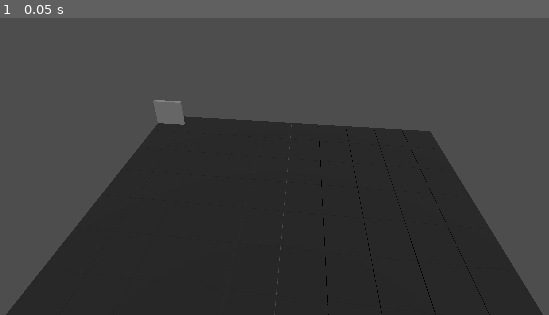
Above: before the commit, frame 1.
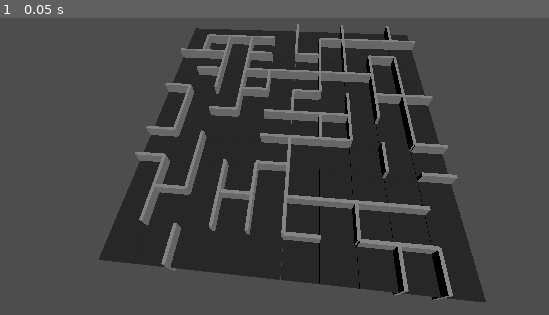
Above: after the commit, the same moment.

Repository: dsmiller95/MazePerformanceGrade
Game: Godot game, scene res://maze_scene.tscn
Two runs of this game, one before a commit and one after it. Both use one fixed random seed, a clock stepped at 60 frames per second and the inputs below.
Inputs:
- Up to frame 1 (0.05 s): no input

The runs differ from the first frame. In frame 1, 35% of the frame differs, in the area x 1-99%, y 2-100%.

Commit message:
basic simple wall placement, coin flip to place each wall

Diff:
--- a/maze_components/maze_wall.tscn
+++ b/maze_components/maze_wall.tscn
@@ -1,13 +1,17 @@
-[gd_scene load_steps=3 format=3 uid="uid://cfoe6ek2guyew"]
+[gd_scene load_steps=4 format=3 uid="uid://cfoe6ek2guyew"]
+
+[ext_resource type="Script" path="res://maze_components/wall.gd" id="1_h066x"]
 
 [sub_resource type="BoxMesh" id="BoxMesh_beao1"]
 
 [sub_resource type="BoxShape3D" id="BoxShape3D_ri6lu"]
 
 [node name="wall" type="Node3D"]
-transform = Transform3D(1, 0, 0, 0, 1, 0, 0, 0, 0.1, 0, 0.5, 0)
+transform = Transform3D(1, 0, 0, 0, 1, 0, 0, 0, 1, 0, 0.5, 0)
+script = ExtResource("1_h066x")
 
 [node name="MeshInstance3D" type="MeshInstance3D" parent="."]
+transform = Transform3D(1, 0, 0, 0, 1, 0, 0, 0, 0.1, 0, 0, 0)
 mesh = SubResource("BoxMesh_beao1")
 
 [node name="StaticBody3D" type="StaticBody3D" parent="MeshInstance3D"]
--- /dev/null
+++ b/maze_components/wall.gd
@@ -0,0 +1,15 @@
+extends Node3D
+class_name Wall
+
+@export var adjacent_tile_A : Vector2i
+@export var adjacent_tile_B : Vector2i
+
+
+# Called when the node enters the scene tree for the first time.
+func _ready():
+	pass # Replace with function body.
+
+
+# Called every frame. 'delta' is the elapsed time since the previous frame.
+func _process(delta):
+	pass
--- a/maze_scene.tscn
+++ b/maze_scene.tscn
@@ -10,10 +10,10 @@
 
 [node name="maze" type="Node3D" parent="."]
 
-[node name="wall" parent="maze" instance=ExtResource("1_5oj1l")]
-
-[node name="Walls" type="Node3D" parent="maze"]
+[node name="Walls" type="Node3D" parent="maze" node_paths=PackedStringArray("maze_data")]
 script = ExtResource("2_uyu8n")
+maze_data = NodePath("../../Maze config")
+maze_wall = ExtResource("1_5oj1l")
 
 [node name="Floors" type="Node3D" parent="maze" node_paths=PackedStringArray("maze_data")]
 script = ExtResource("1_e2t6s")
@@ -21,7 +21,7 @@
 maze_data = NodePath("../../Maze config")
 
 [node name="Camera3D" type="Camera3D" parent="."]
-transform = Transform3D(0.994417, -0.0498625, 0.0929932, 0, 0.881303, 0.472551, -0.105518, -0.469913, 0.876383, 4.78175, 6.33053, 8.65971)
+transform = Transform3D(0.994417, -0.0498626, 0.0929932, -0.0397683, 0.639211, 0.768002, -0.0977368, -0.767413, 0.63366, 4.78175, 8.96389, 10.5522)
 
 [node name="Maze config" type="Node" parent="."]
 script = ExtResource("3_5a445")
--- a/wall_creator.gd
+++ b/wall_creator.gd
@@ -1,10 +1,63 @@
 extends Node3D
+class_name WallCreator
 
+@export var maze_data : MazeConfig
+
+## Must implement Node3D and be a prefab. how can I enforce this, what the fuck
+@export var maze_wall : Resource
+
+var walls: Array[WallConnection]
+
+class WallConnection:
+	var tileA : Vector2i
+	var tileB : Vector2i
+
+	func _init(a: Vector2i, b: Vector2i):
+		tileA = a
+		tileB = b
+
+	static func to_3d_from_2d(flat: Vector2i):
+		return Vector3(flat.x, 0, flat.y)
+
+	func spawn_wall(maze_wall: Resource, parent: Node):
+		var worldA = to_3d_from_2d(tileA)
+		var worldB = to_3d_from_2d(tileB)
+
+		var center = (worldA + worldB) / 2
+		var forward = (worldA - worldB).normalized()
+		var new_wall : Wall = maze_wall.instantiate() # explicit cast :(
+		new_wall.transform.origin = center
+		new_wall.transform.basis = Basis.looking_at(forward)
+		parent.add_child(new_wall)
 
 # Called when the node enters the scene tree for the first time.
 func _ready():
-	pass # Replace with function body.
+	walls = random_walls(maze_data.size, RandomNumberGenerator.new())
+	for wall in walls:
+		wall.spawn_wall(maze_wall, self)
 
+
+func random_walls(size: Vector2i, rng: RandomNumberGenerator):
+
+	var tmp_walls: Array[WallConnection]
+	for x in maze_data.size.x - 1:
+		for y in maze_data.size.y:
+			if rng.randi_range(0, 1) >= 1 :
+				continue
+			tmp_walls.append(WallConnection.new(
+				Vector2i(x, y),
+				Vector2i(x + 1, y)
+			))
+
+	for x in maze_data.size.x:
+		for y in maze_data.size.y - 1:
+			if rng.randi_range(0, 1) >= 1 :
+				continue
+			tmp_walls.append(WallConnection.new(
+				Vector2i(x, y),
+				Vector2i(x, y + 1)
+			))
+	return tmp_walls;
 
 # Called every frame. 'delta' is the elapsed time since the previous frame.
 func _process(delta):
Not shown: 1 places in maze_components/maze_floor.tscn that only renumber resources
